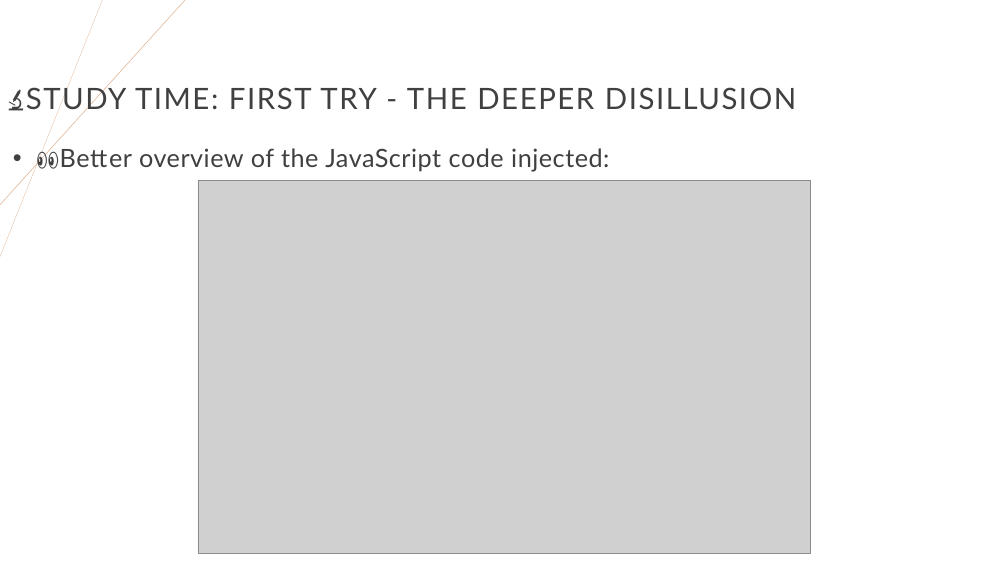
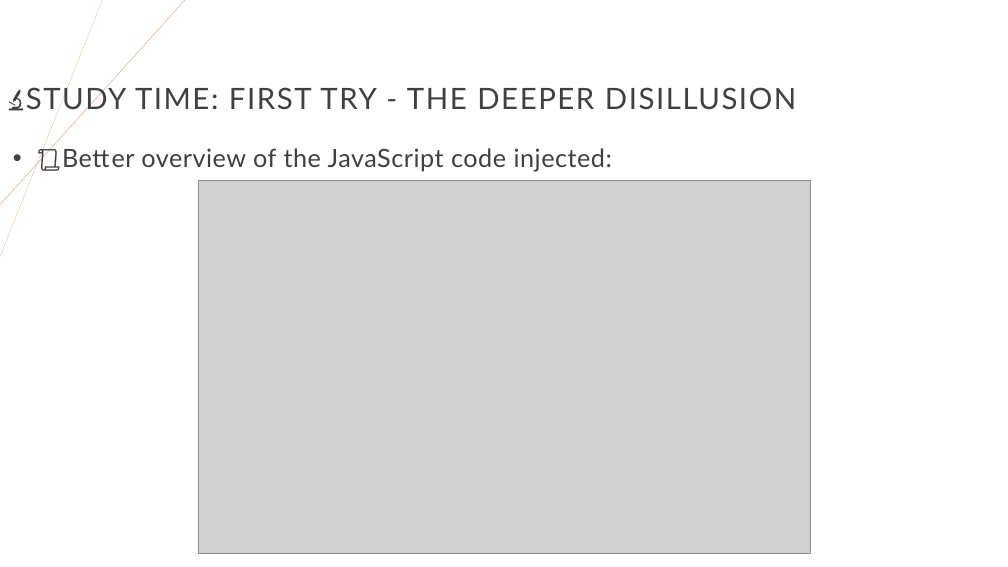
Before and after one commit to righettod/voxxeddays-lux-2024, a slide deck: slide 29 of presentation.pptx. Drawn at 1008x567 pixels with LibreOffice and Linux fonts; fonts in the diff are those of the drawing; grey boxes stand for pictures. Boxes give left, top, right and bottom in pixels: in the first picture for what was removed or moved away, otherwise in the second. Text is boxed around its words. In the diff, an @@ line names an element or a change of style, - is before the commit and + after.

```diff
--- a/presentation.pptx
+++ b/presentation.pptx
@@ text at box(62, 148, 612, 172): text changed @@
-• 👀Better overview of the JavaScript code injected:
+• 📜Better overview of the JavaScript code injected:
```
Also in this commit, not shown: 31 other slides changed, 11 slides added, 1 other file.
